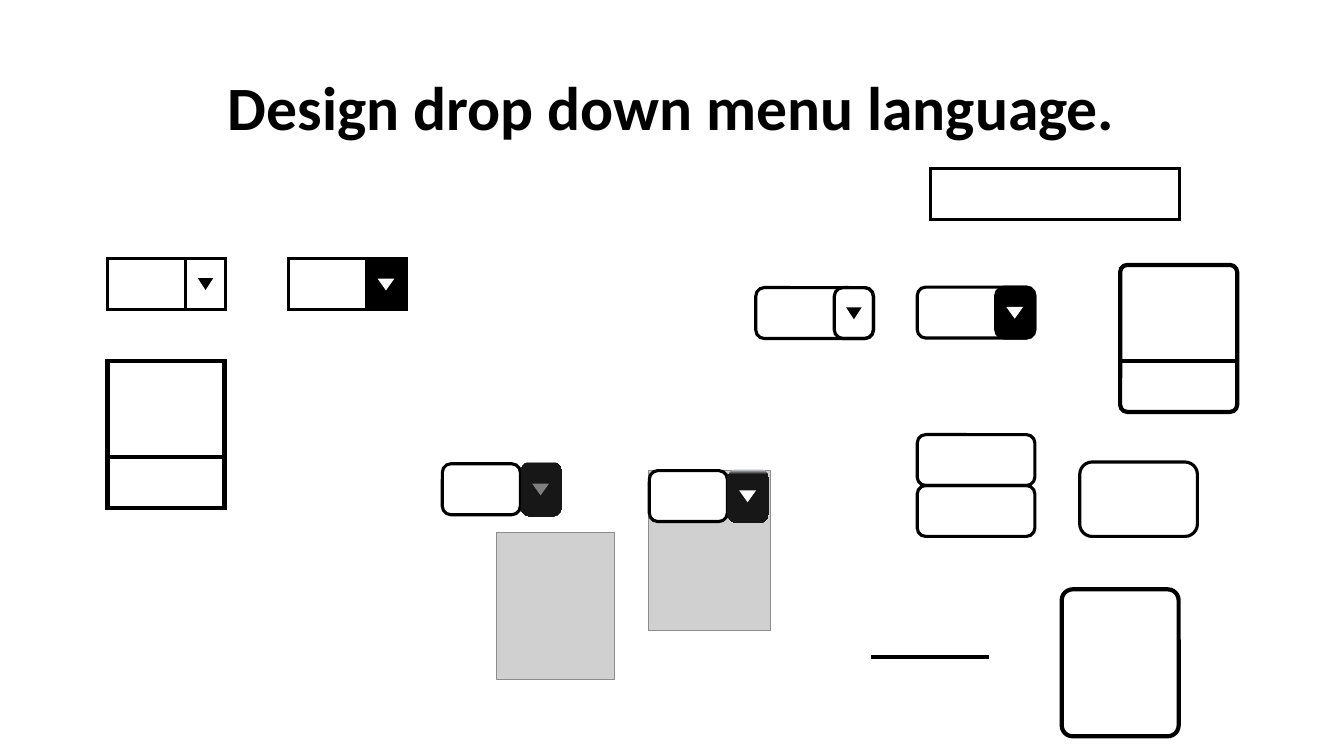
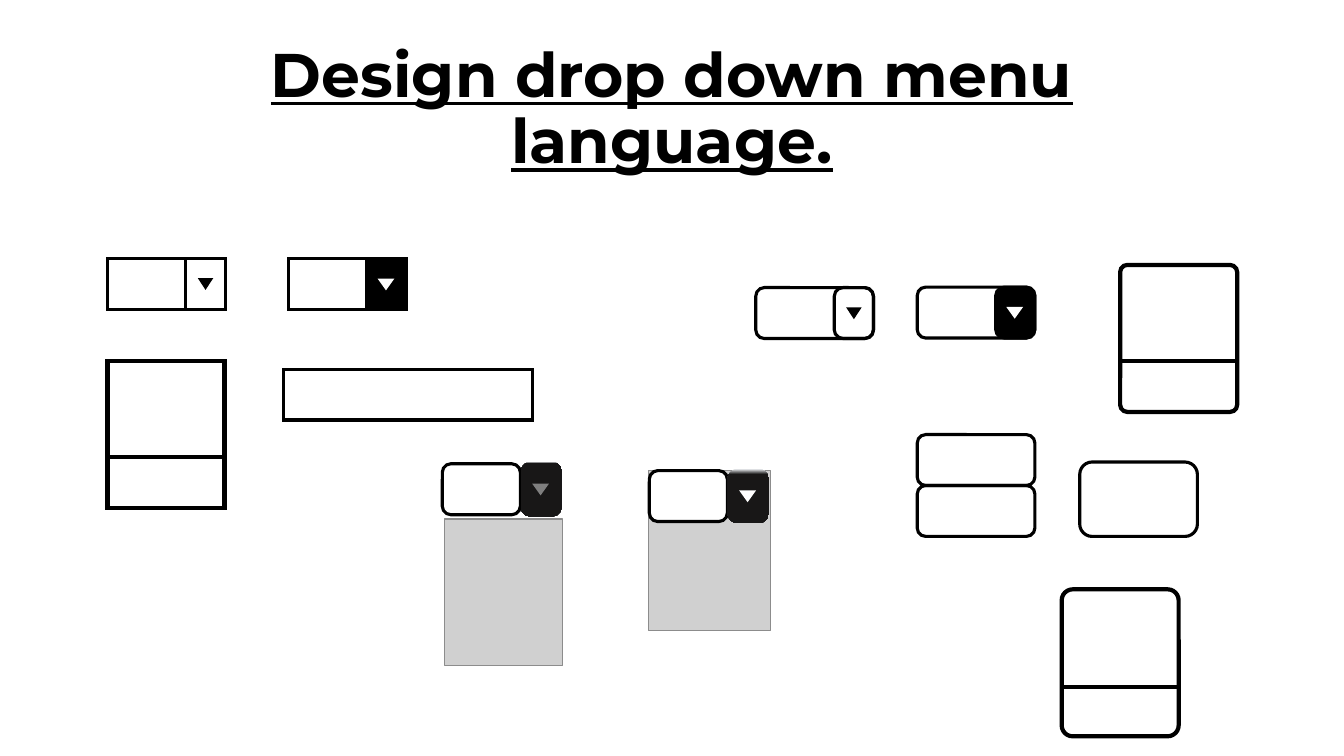
Before and after one commit to dan4am/urubugu, a slide deck: slide 4 of assets/buttons.pptx. Drawn at 1344x756 pixels with LibreOffice and Linux fonts; fonts in the diff are those of the drawing; grey boxes stand for pictures. Boxes give left, top, right and bottom in pixels: in the first picture for what was removed or moved away, otherwise in the second. Text is boxed around its words. In the diff, an @@ line names an element or a change of style, - is before the commit and + after.

```diff
--- a/assets/buttons.pptx
+++ b/assets/buttons.pptx
@@ title "Design drop down menu language." at (271,48,1073,176): font Calibri to Montserrat, underline on @@
@@ rectangle: place and size @@
-rectangle at (931,168,1180,220)
+rectangle at (283,369,532,420)
@@ picture: place and size @@
-picture at (496,533,614,681)
+picture at (445,519,563,666)
@@ line moved from (871, 657) - (989, 657) to (1063, 688) - (1181, 688) @@
```
Also in this commit, not shown: 4 other slides changed, 2 slides added, 2 slides removed, 28 other files.
